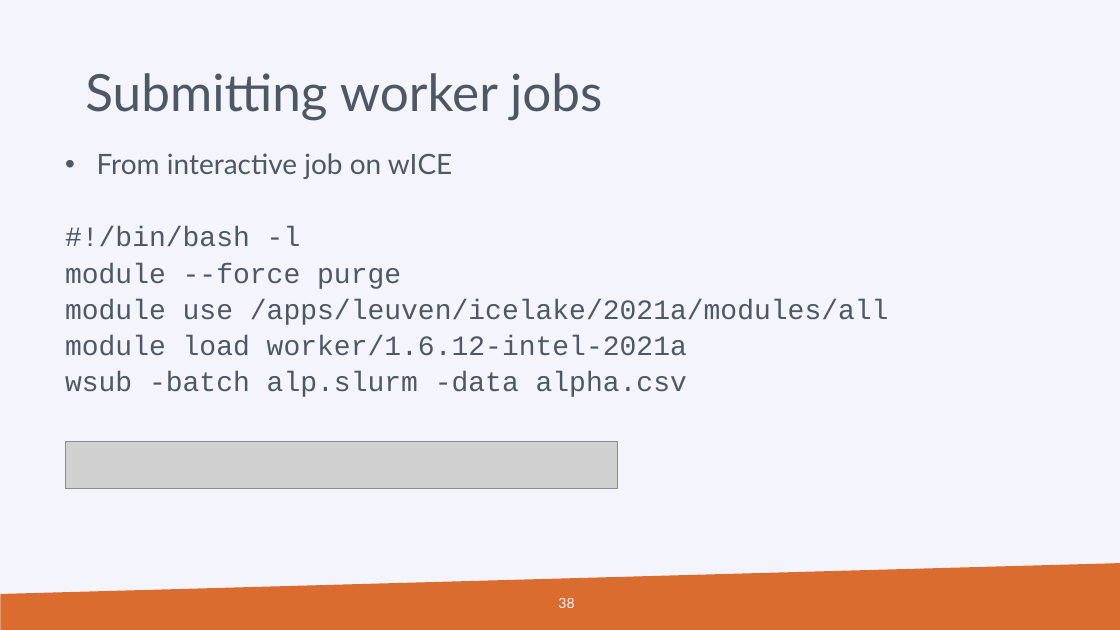
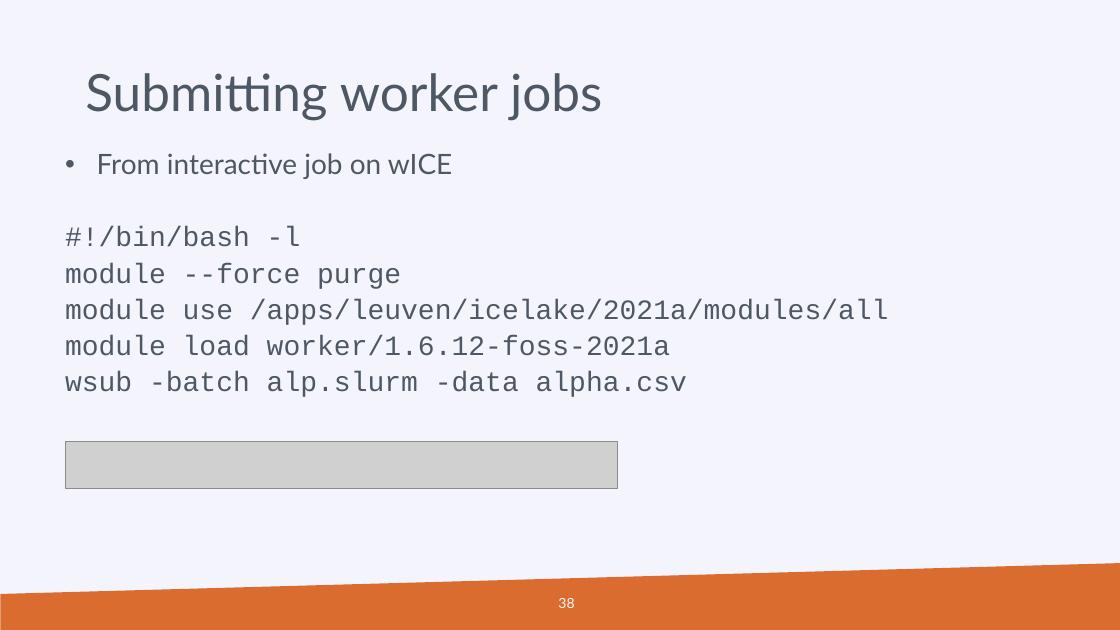
Before and after one commit to hpcleuven/Slurm-lunchbox, a slide deck: slide 38 of Slurm_Lunchbox.pptx. Drawn at 1120x630 pixels with LibreOffice and Linux fonts; fonts in the diff are those of the drawing; grey boxes stand for pictures; background and template pictures are left out. Boxes give left, top, right and bottom in pixels: in the first picture for what was removed or moved away, otherwise in the second. Text is boxed around its words. In the diff, an @@ line names an element or a change of style, - is before the commit and + after.

```diff
--- a/Slurm_Lunchbox.pptx
+++ b/Slurm_Lunchbox.pptx
@@ text at [65,335,670,356]: text changed @@
-  module load worker/1.6.12-intel-2021a
+  module load worker/1.6.12-foss-2021a
```
Also in this commit, not shown: 1 other slide changed.
